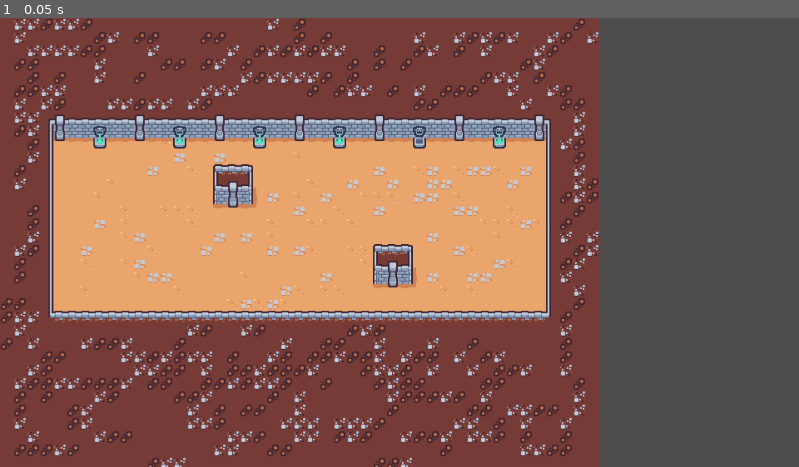
Above: before the commit, frame 1.
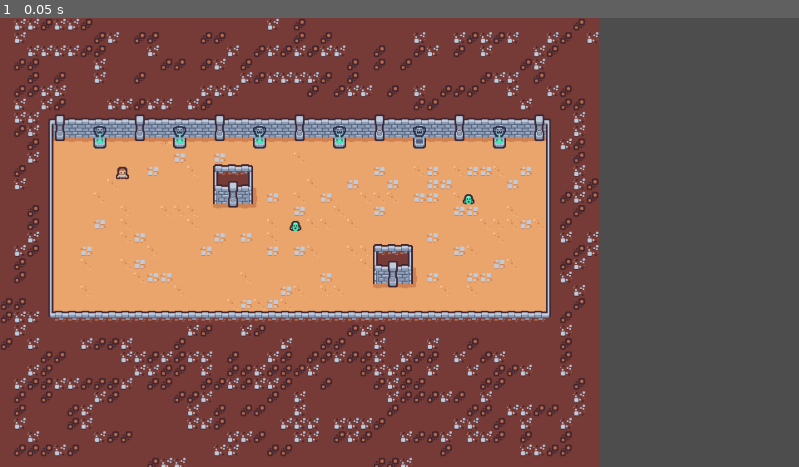
Above: after the commit, the same moment.

Repository: fazilhus/cool-guys-and-victor
Game: Godot game, scene res://level0.tscn
Two runs of this game, one before a commit and one after it. Both use one fixed random seed, a clock stepped at 60 frames per second and the inputs below.
Inputs:
- Up to frame 1 (0.05 s): no input

The runs differ from the first frame. In frame 1, 0.1% of the frame differs, in the area x 14-60%, y 32-48%.

Commit message:
Update level0.tscn
SecondLayer with one character and 2 enemies on top of BaseLayer TG-6 #ready-for-test

Diff:
--- a/level0.tscn
+++ b/level0.tscn
@@ -206,6 +206,145 @@
 sources/0 = SubResource("TileSetAtlasSource_5nfmo")
 pattern_0 = SubResource("TileMapPattern_1mii8")
 
+[sub_resource type="TileSetAtlasSource" id="TileSetAtlasSource_bh1qa"]
+texture = ExtResource("1_87w6e")
+separation = Vector2i(1, 1)
+0:0/0 = 0
+1:0/0 = 0
+2:0/0 = 0
+3:0/0 = 0
+4:0/0 = 0
+5:0/0 = 0
+6:0/0 = 0
+7:0/0 = 0
+8:0/0 = 0
+9:0/0 = 0
+10:0/0 = 0
+11:0/0 = 0
+0:1/0 = 0
+1:1/0 = 0
+2:1/0 = 0
+3:1/0 = 0
+4:1/0 = 0
+5:1/0 = 0
+6:1/0 = 0
+7:1/0 = 0
+8:1/0 = 0
+9:1/0 = 0
+10:1/0 = 0
+11:1/0 = 0
+0:2/0 = 0
+1:2/0 = 0
+2:2/0 = 0
+3:2/0 = 0
+4:2/0 = 0
+5:2/0 = 0
+6:2/0 = 0
+7:2/0 = 0
+8:2/0 = 0
+9:2/0 = 0
+10:2/0 = 0
+11:2/0 = 0
+0:3/0 = 0
+1:3/0 = 0
+2:3/0 = 0
+3:3/0 = 0
+4:3/0 = 0
+5:3/0 = 0
+6:3/0 = 0
+7:3/0 = 0
+8:3/0 = 0
+9:3/0 = 0
+10:3/0 = 0
+11:3/0 = 0
+0:4/0 = 0
+1:4/0 = 0
+2:4/0 = 0
+3:4/0 = 0
+4:4/0 = 0
+5:4/0 = 0
+6:4/0 = 0
+7:4/0 = 0
+8:4/0 = 0
+9:4/0 = 0
+10:4/0 = 0
+11:4/0 = 0
+0:5/0 = 0
+1:5/0 = 0
+2:5/0 = 0
+3:5/0 = 0
+4:5/0 = 0
+5:5/0 = 0
+6:5/0 = 0
+7:5/0 = 0
+8:5/0 = 0
+9:5/0 = 0
+10:5/0 = 0
+11:5/0 = 0
+0:6/0 = 0
+1:6/0 = 0
+2:6/0 = 0
+3:6/0 = 0
+4:6/0 = 0
+5:6/0 = 0
+6:6/0 = 0
+7:6/0 = 0
+8:6/0 = 0
+9:6/0 = 0
+10:6/0 = 0
+11:6/0 = 0
+0:7/0 = 0
+1:7/0 = 0
+2:7/0 = 0
+3:7/0 = 0
+4:7/0 = 0
+5:7/0 = 0
+6:7/0 = 0
+7:7/0 = 0
+8:7/0 = 0
+9:7/0 = 0
+10:7/0 = 0
+11:7/0 = 0
+0:8/0 = 0
+1:8/0 = 0
+2:8/0 = 0
+3:8/0 = 0
+4:8/0 = 0
+5:8/0 = 0
+6:8/0 = 0
+7:8/0 = 0
+8:8/0 = 0
+9:8/0 = 0
+10:8/0 = 0
+11:8/0 = 0
+0:9/0 = 0
+1:9/0 = 0
+2:9/0 = 0
+3:9/0 = 0
+4:9/0 = 0
+5:9/0 = 0
+6:9/0 = 0
+7:9/0 = 0
+8:9/0 = 0
+9:9/0 = 0
+10:9/0 = 0
+11:9/0 = 0
+0:10/0 = 0
+1:10/0 = 0
+2:10/0 = 0
+3:10/0 = 0
+4:10/0 = 0
+5:10/0 = 0
+6:10/0 = 0
+7:10/0 = 0
+8:10/0 = 0
+9:10/0 = 0
+10:10/0 = 0
+11:10/0 = 0
+
+[sub_resource type="TileSet" id="TileSet_nhc3c"]
+sources/0 = SubResource("TileSetAtlasSource_bh1qa")
+
 [node name="Level_0" type="Node2D"]
 
 [node name="BaseLayer" type="TileMapLayer" parent="."]
@@ -213,3 +352,6 @@
 tile_set = SubResource("TileSet_gewls")
 
 [node name="SecondLayer" type="TileMapLayer" parent="."]
+position = Vector2(-5, 2)
+tile_map_data = PackedByteArray("AAAWAA8AAAAAAAkAAAAJAAsAAAABAAcAAAAjAA0AAAAAAAkAAAA=")
+tile_set = SubResource("TileSet_nhc3c")
Not shown: 1 places in level0.tscn that only renumber resources
